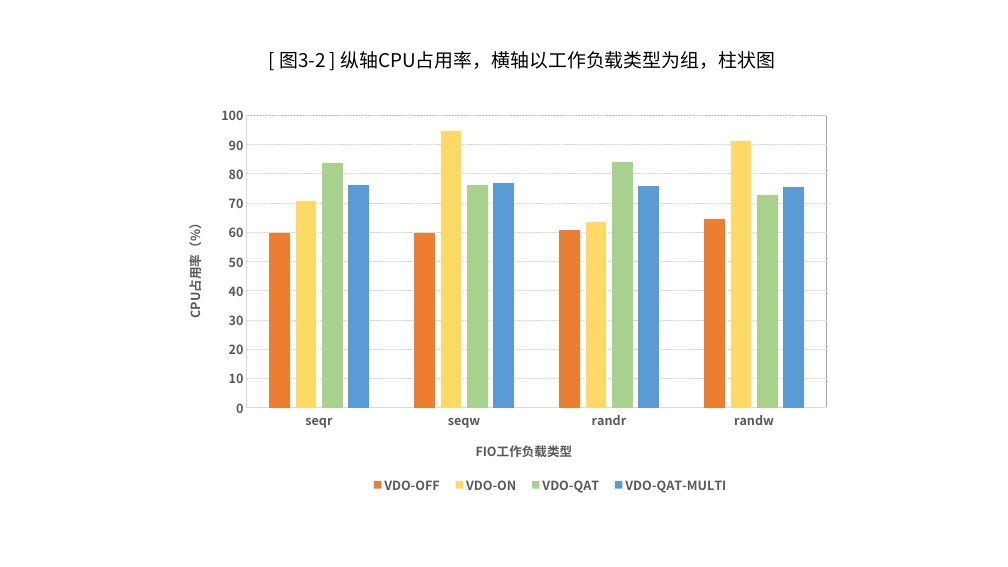
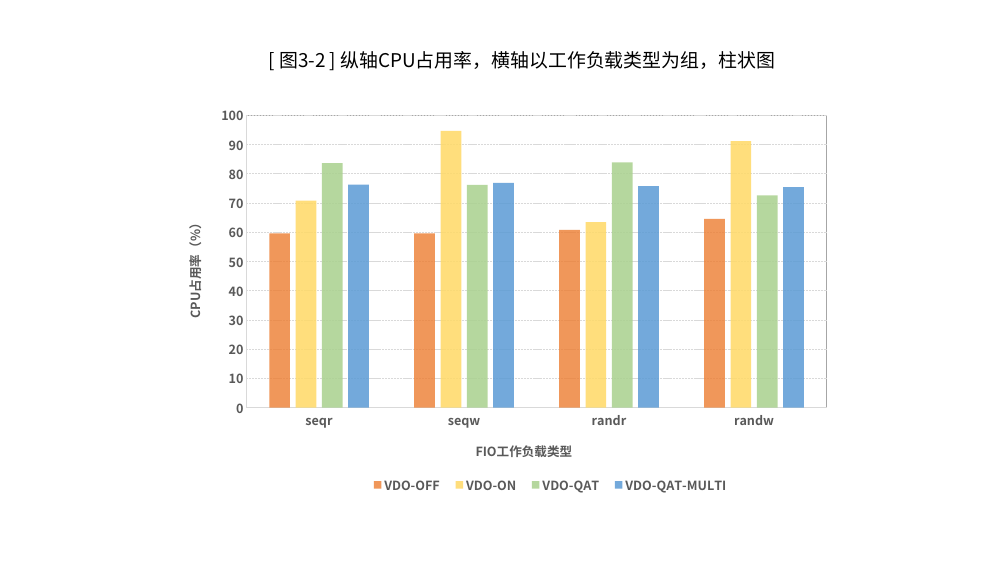
Before and after one commit to lingxu-wxw/intel-vdo-note, a slide deck: slide 5 of VDO测试图表.pptx (slide 3 before the commit). Drawn at 1008x567 pixels with LibreOffice and Linux fonts; fonts in the diff are those of the drawing. Boxes give left, top, right and bottom in pixels: in the first picture for what was removed or moved away, otherwise in the second. Text is boxed around its words. In the diff, an @@ line names an element or a change of style, - is before the commit and + after.

```diff
--- a/VDO测试图表.pptx
+++ b/VDO测试图表.pptx
@@ column chart at box(168, 98, 840, 507) @@
@@ colour of VDO-OFF #ED7D31 to #ED7D31 at 80% opacity @@
@@ colours of single points changed @@
@@ colour of VDO-ON #FFD966 to #FFD966 at 85% opacity @@
@@ colour of VDO-QAT #A9D18E to #A9D18E at 85% opacity @@
@@ colour of VDO-QAT-MULTI #5B9BD5 to #5B9BD5 at 85% opacity @@
```
Also in this commit, not shown: 4 other slides changed, 3 slides added, 2 other files.
